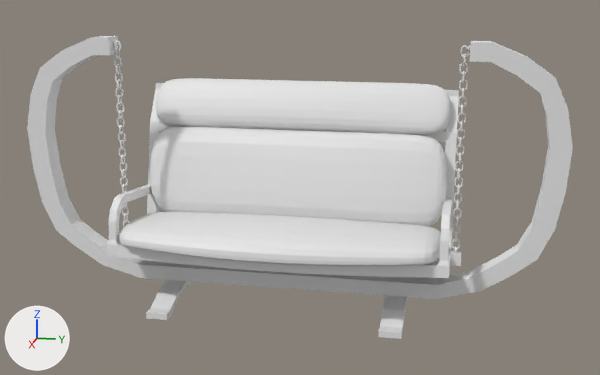
Before and after pictures for a commit that changed the Blender file PSMG_SS_2015_VGHS/Blenderfiles/conservatory/garden_swing.blend.
The view is the same before and after, from a 50 mm camera at (8.86, 1.95, 3.61) aimed at (-0.04, 0.17, 1.38). Every picture has the same lights, and +X, +Y and +Z are marked at lower left.

The older version as bpy lines, for what is in view:
```python
ob_bank = bpy.data.objects.new('bank', me_cube_003)
ob_bank.location = (-0.402, 0.0, 6.371)
ob_bank.rotation_euler = (0.0, -0.0995, 0.0)  # degrees (0, -5.7, 0)
ob_chain_left1 = bpy.data.objects.new('chain-left1', me_cylinder_002)
ob_chain_left1.location = (0.014, -1.907, 0.735)
ob_chain_left1.rotation_euler = (1.571, 0.0, 0.0)  # degrees (90, 0, 0)
ob_chain_left1.scale = (0.0443, 0.0443, 0.0075)
ob_chain_right1 = bpy.data.objects.new('chain-right1', me_cylinder)
ob_chain_right1.location = (0.014, 1.916, 0.735)
ob_chain_right1.rotation_euler = (1.571, 0.0, 0.0)  # degrees (90, 0, 0)
ob_chain_right1.scale = (0.0443, 0.0443, 0.0075)
ob_frame = bpy.data.objects.new('frame', me_cube)
ob_frame.location = (0.0, 0.009, 0.0)
ob_frame.scale = (0.118, 1.57, 0.118)
ob_seat_back1 = bpy.data.objects.new('seat_back1', me_cube_006)
ob_seat_back1.location = (-0.493, -0.001, 1.389)
ob_seat_back1.rotation_euler = (0.0, -1.396, 3.142)  # degrees (0, -80, 180)
ob_seat_back1.scale = (0.504, 1.74, 0.114)
ob_seat_pad = bpy.data.objects.new('seat pad', me_cube_005)
ob_seat_pad.location = (0.096, -0.001, 0.872)
ob_seat_pad.rotation_euler = (0.0, -0.0995, 0.0)  # degrees (0, -5.7, 0)
ob_seat_pad.scale = (0.684, 1.74, 0.114)
# also in view: 'seat_back2' at (-0.82, 0.0, 2.18)
```
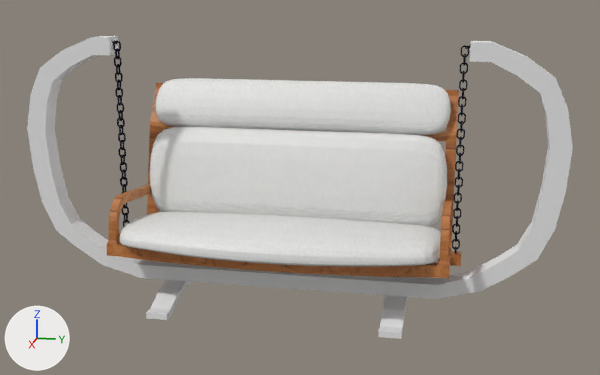
Pixel boxes [x1, y1, x2, y2] of what changed, in the pictures (600 x 375 px):
```json
{"object": "bank", "change": "recoloured, surface changed", "before": [107, 83, 461, 278], "after": [107, 83, 461, 278], "on screen": "grey to brown"}
{"object": "chain-right1", "change": "recoloured", "before": [452, 45, 469, 254], "after": [452, 45, 469, 254], "on screen": "grey to black"}
{"object": "chain-left1", "change": "recoloured", "before": [113, 40, 130, 228], "after": [113, 40, 130, 228], "on screen": "grey to black"}
```

Edits to the scene script, one JSON object a line:
```json
{"op": "add", "block": "img_leather_jpg", "code": ["img_leather_jpg = load_image('leather.jpg', 'textures/leather.jpg', 480, 480, 'sRGB')"]}
{"op": "add", "block": "img_wood_jpg", "code": ["img_wood_jpg = load_image('wood.jpg', 'textures/wood.jpg', 640, 443, 'sRGB')"]}
{"op": "add", "block": "mat_edelstahl", "code": ["mat_edelstahl = diffuse_material('Edelstahl')", "mat_edelstahl.base_color = (0.0158, 0.0157, 0.0254)  # black #22222c"]}
{"op": "add", "block": "mat_leather_jpg", "code": ["mat_leather_jpg = principled_material('leather.jpg')", "mat_leather_jpg.texture = img_leather_jpg"]}
{"op": "add", "block": "mat_wood_jpg", "code": ["mat_wood_jpg = principled_material('wood.jpg')", "mat_wood_jpg.texture = img_wood_jpg"]}
{"block": "me_cylinder", "where": "me_cylinder.from_pydata(...)  # 1560 vertices, 1560 faces; spans x -1.0..1.0, y -1.0..50.8, z -5.8..6.2"}
{"op": "add", "block": "me_cylinder", "code": "me_cylinder.materials.append(mat_edelstahl)  # black #22222c"}
{"block": "me_cube_005", "where": "me_cube_005.from_pydata(...)  # 36 vertices, 34 faces; spans x -1.06..1.38, y -1.04..1.04, z -1.53..1.53"}
{"op": "add", "block": "me_cube_005", "code": "me_cube_005.materials.append(mat_leather_jpg)  # picture img_leather_jpg"}
{"block": "me_cube_003", "where": "me_cube_003.from_pydata(...)  # 112 vertices, 110 faces; spans x -1.11..0.73, y 0.0..1.98, z -5.77..-3.9"}
{"block": "me_cube_003", "where": "# used by ob_bank; location = (-0.402, 0.0, 6.371); rotation_euler = (0.0, -0.0995, 0.0), in degrees (0, -5.7, 0)"}
{"block": "me_cube_003", "change": "me_cube_003 part 1: texture (UV) coordinates changed"}
{"op": "add", "block": "me_cube_003", "code": "me_cube_003.materials.append(mat_wood_jpg)  # picture img_wood_jpg"}
{"block": "me_cube_006", "where": "me_cube_006.from_pydata(...)  # 36 vertices, 34 faces; spans x -1.06..1.1, y -1.04..1.04, z -1.62..1.53"}
{"op": "add", "block": "me_cube_006", "code": "me_cube_006.materials.append(mat_leather_jpg)  # picture img_leather_jpg"}
{"block": "me_cylinder_002", "where": "me_cylinder_002.from_pydata(...)  # 1560 vertices, 1560 faces; spans x -1.0..1.0, y -1.0..50.8, z -5.8..6.2"}
{"op": "add", "block": "me_cylinder_002", "code": "me_cylinder_002.materials.append(mat_edelstahl)  # black #22222c"}
```
